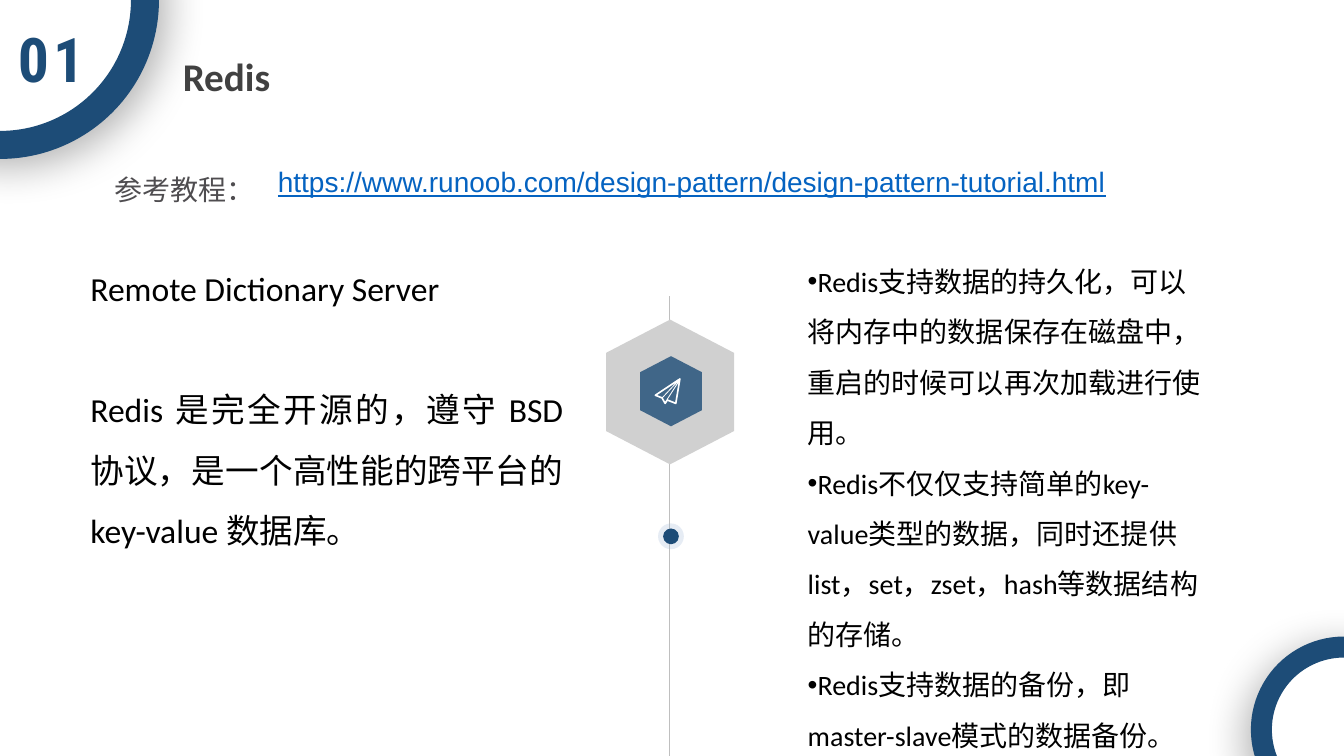
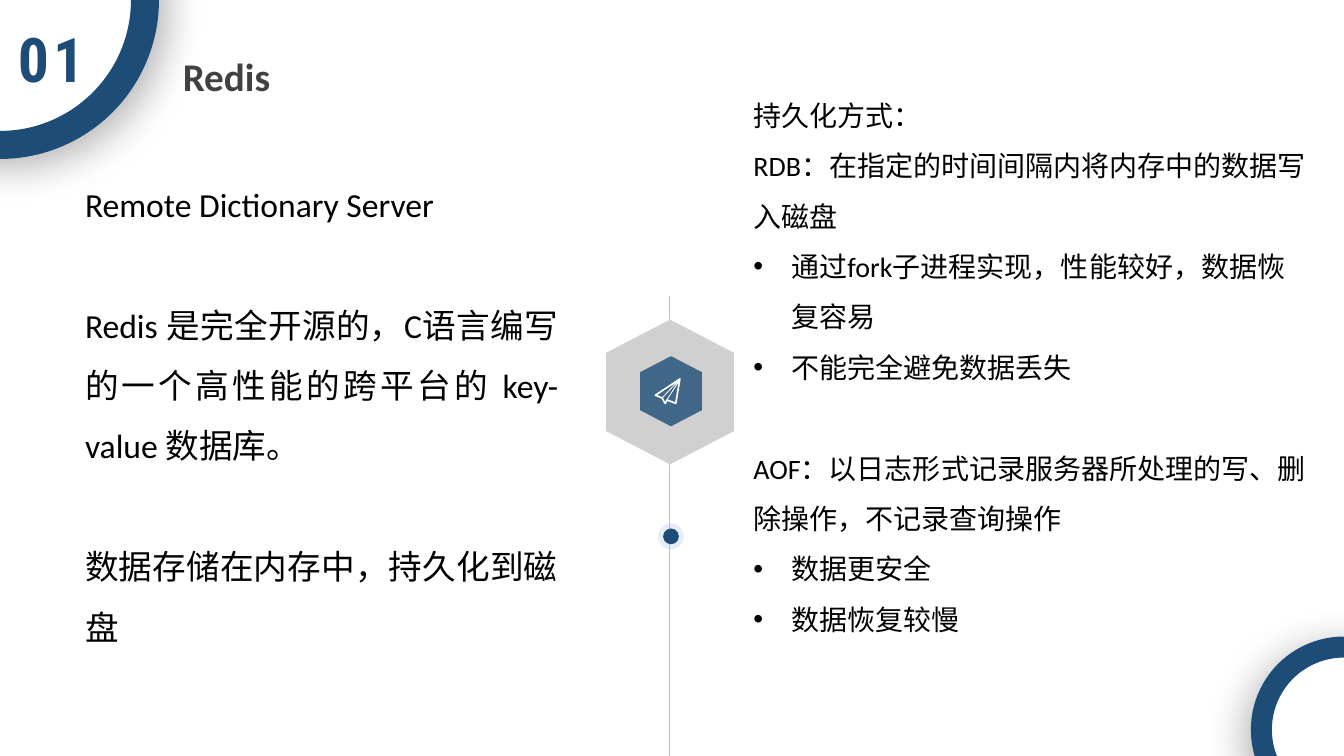
Before and after one commit to ACTSysGroup/Dev-Club, a slide deck: slide 4 of back-end/数据库/Redis.pptx. Drawn at 1344x756 pixels with LibreOffice and Linux fonts; fonts in the diff are those of the drawing; grey boxes stand for pictures; background and template pictures are left out. Boxes give left, top, right and bottom in pixels: in the first picture for what was removed or moved away, otherwise in the second. Text is boxed around its words. In the diff, an @@ line names an element or a change of style, - is before the commit and + after.

```diff
--- a/back-end/数据库/Redis.pptx
+++ b/back-end/数据库/Redis.pptx
@@ text added at box(753, 102, 1306, 633), 20 pt, text #000000 @@
+持久化方式：
+RDB：在指定的时间间隔内将内存中的数据写入磁盘
+• 通过fork子进程实现，性能较好，数据恢复容易
+• 不能完全避免数据丢失
+AOF：以日志形式记录服务器所处理的写、删除操作，不记录查询操作
+• 数据更安全
+• 数据恢复较慢
@@ text "Remote Dictionary Server": place and size @@
-text "Remote Dictionary Server" at box(90, 278, 563, 549)
+text "Remote Dictionary Server" at box(85, 193, 558, 642)
@@ text removed at box(114, 176, 254, 202) @@
-参考教程：
@@ text removed at box(278, 171, 1105, 198) @@
-https://www.runoob.com/design-pattern/design-pattern-tutorial.html
@@ text removed at box(808, 269, 1201, 749) @@
-• Redis支持数据的持久化，可以将内存中的数据保存在磁盘中，重启的时候可以再次加载进行使用。
-• Redis不仅仅支持简单的key-value类型的数据，同时还提供list，set，zset，hash等数据结构的存储。
-• Redis支持数据的备份，即master-slave模式的数据备份。
@@ text at box(85, 309, 558, 642): text changed @@
-Redis 是完全开源的，遵守 BSD 协议，是一个高性能的跨平台的 key-value 数据库。
+Redis 是完全开源的，C语言编写的一个高性能的跨平台的 key-value 数据库。
+数据存储在内存中，持久化到磁盘
```
Also in this commit, not shown: 11 other slides changed, 3 slides removed.
